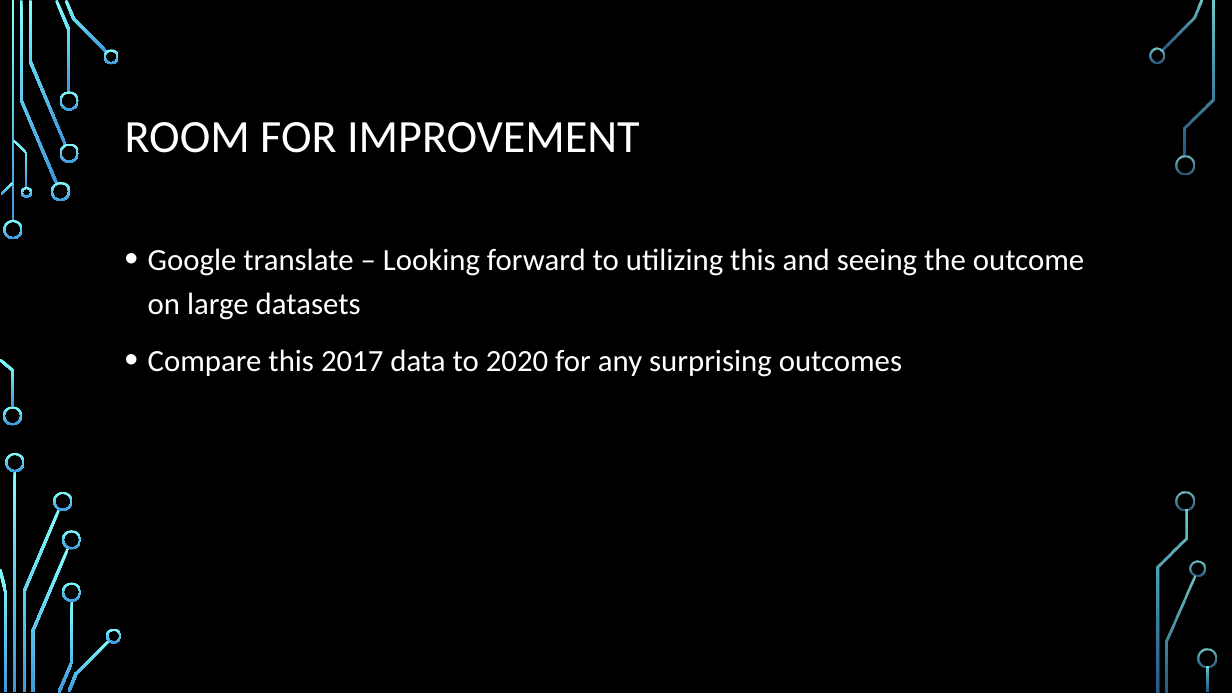
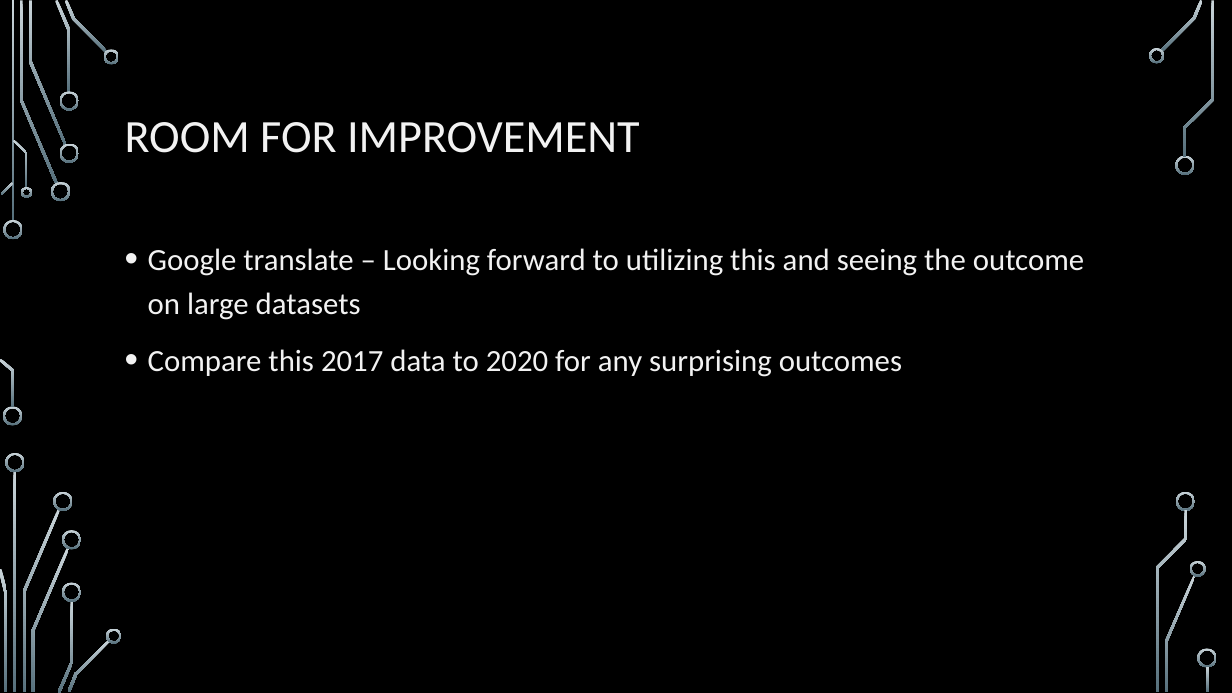
Before and after one commit to EmpressBelless/AppleDataSet, a slide deck: slide 9 of AppleApps2017.pptx (slide 14 before the commit). Drawn at 1232x693 pixels with LibreOffice and Linux fonts; fonts in the diff are those of the drawing; background and template pictures are left out. Boxes give left, top, right and bottom in pixels: in the first picture for what was removed or moved away, otherwise in the second. Text is boxed around its words. In the diff, an @@ line names an element or a change of style, - is before the commit and + after.

```diff
--- a/AppleApps2017.pptx
+++ b/AppleApps2017.pptx
@@ fill gradient #82FFFF to #3D97DE to gradient #CAD5DA to #56707C in 36 elements at box(4, 220, 23, 239), box(3, 407, 22, 426), box(20, 1, 57, 184), box(51, 182, 70, 201), box(29, 1, 66, 145), box(55, 0, 71, 92), box(59, 143, 79, 163), box(59, 91, 79, 111), box(65, 0, 107, 54), box(104, 49, 120, 64), box(1, 182, 14, 195), box(0, 359, 14, 408), box(13, 140, 28, 188), box(20, 187, 31, 198), box(14, 471, 17, 692), box(22, 509, 59, 691), box(6, 453, 25, 472), box(0, 568, 6, 691), box(54, 492, 73, 511), box(31, 548, 69, 692), box(57, 601, 73, 693), box(62, 531, 81, 550), box(62, 582, 81, 602), box(67, 640, 110, 692), box(106, 628, 122, 643), box(1161, 0, 1203, 52), box(1149, 48, 1165, 64), box(1176, 155, 1195, 175), box(1165, 576, 1196, 692), box(1190, 561, 1206, 577), box(1184, 1, 1214, 157), box(1177, 492, 1196, 511), box(1156, 510, 1188, 692), box(1198, 649, 1217, 668), box(1207, 666, 1210, 692), box(11, 1, 14, 222) @@
@@ title "ROOM FOR IMPROVEMENT" at box(125, 122, 640, 153): text colour #FFFFFF to #F2F2F2 @@
```
Also in this commit, not shown: 6 other slides changed, 4 slides added, 10 slides removed, 8 other files.
